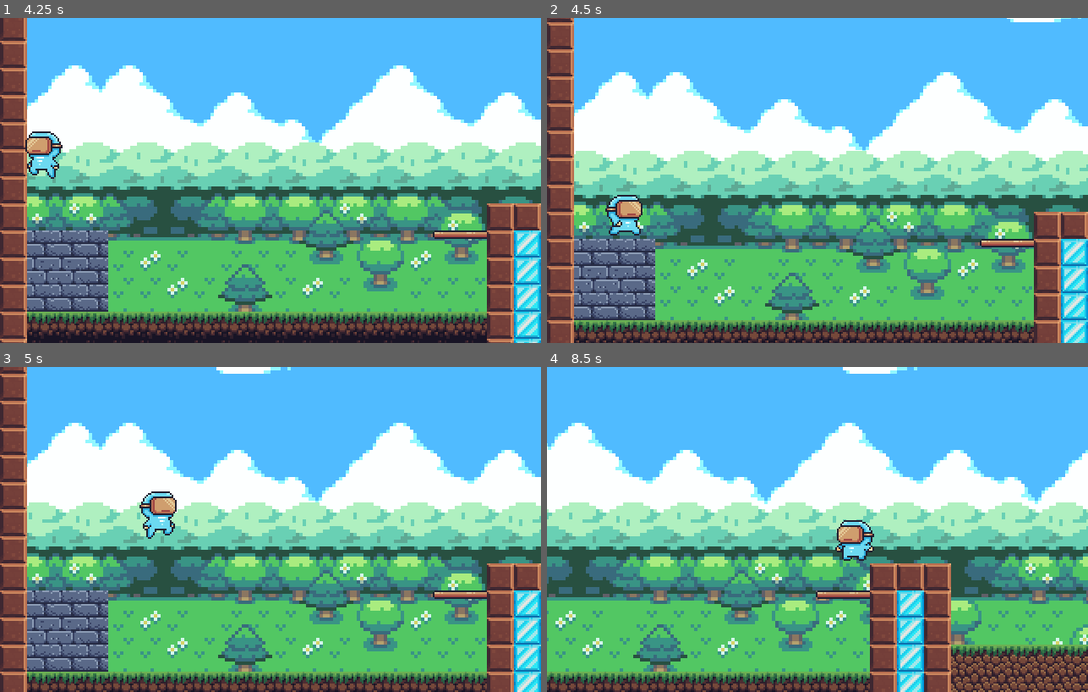
Above: before the commit, frames 1-4 (two rows, left to right).
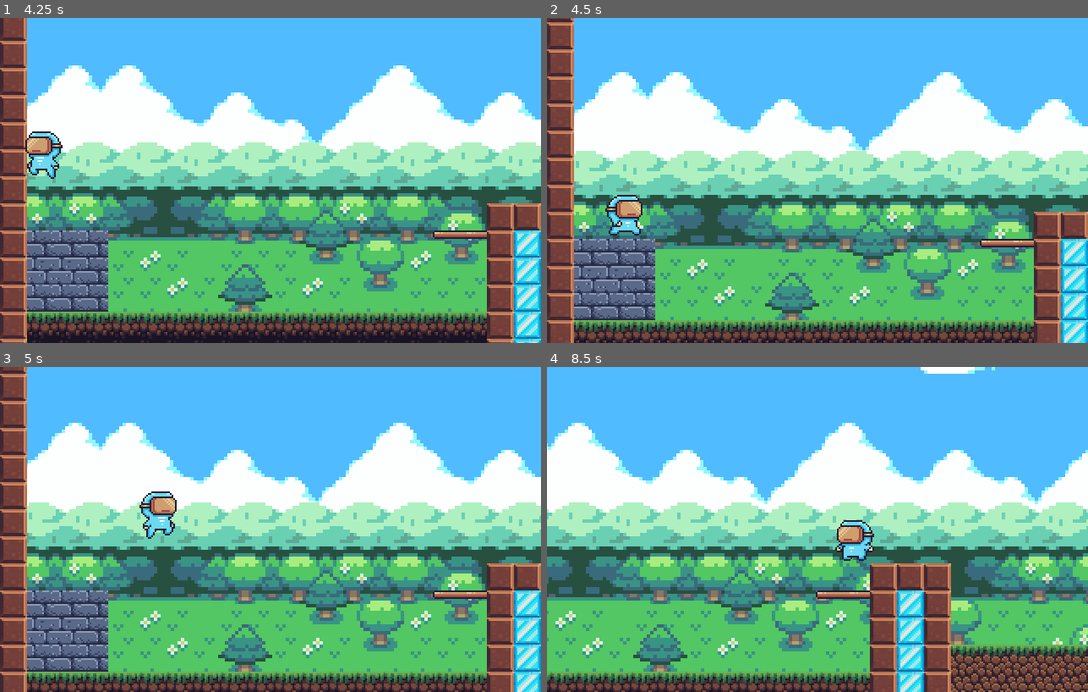
Above: after the commit, the same moments.

Repository: RaphaelRodriguesDev/intermediario-sab-13h
Game: Godot game, scene res://Levels/Level_01.tscn
Same seed, same stepped clock (60 frames per second), same inputs: the game is played once before the commit and once after it.
Inputs:
- Up to frame 1 (4.25 s): hold D (move_right) 0.53-2.03 s; tap Space (jump) at 0.77, 1.52, 3.02, 3.77 s; hold A (move_left) from 2.03 s (still down)
- Up to frame 2 (4.5 s): release A (move_left) at 4.28 s; hold D (move_right) from 4.28 s (still down)
- Up to frame 3 (5 s): keep holding D (move_right); tap Space (jump) at 4.52 s
- Up to frame 4 (8.5 s): tap Space (jump) at 6.02, 6.77, 7.52 s; release D (move_right) at 8.03 s; hold A (move_left) from 8.03 s (still down)

Frame 1 is identical in both runs. In frame 2, 0.1% of the frame differs, in the area x 85-99%, y 0-2%; in frame 3, 0.2%; in frame 4, 0.5%, in the area x 54-83%, y 0-3%.

Commit message:
add shader

Diff:
--- a/Levels/Level_01.tscn
+++ b/Levels/Level_01.tscn
@@ -876,7 +876,7 @@
 [sub_resource type="ShaderMaterial" id=31]
 shader = SubResource( 30 )
 shader_param/Direction = Vector2( 1, 0 )
-shader_param/Speed = 0.5
+shader_param/Speed = 0.02
 
 [node name="Level_01" type="Node2D"]
 
